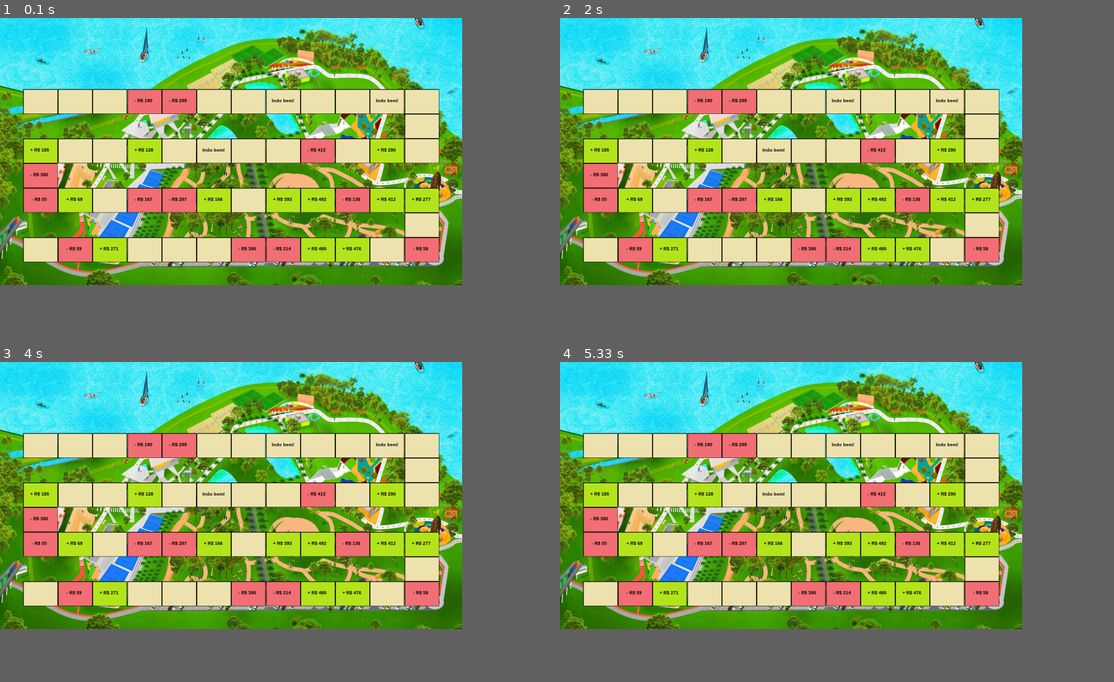
Above: before the commit, frames 1-4 (two rows, left to right).
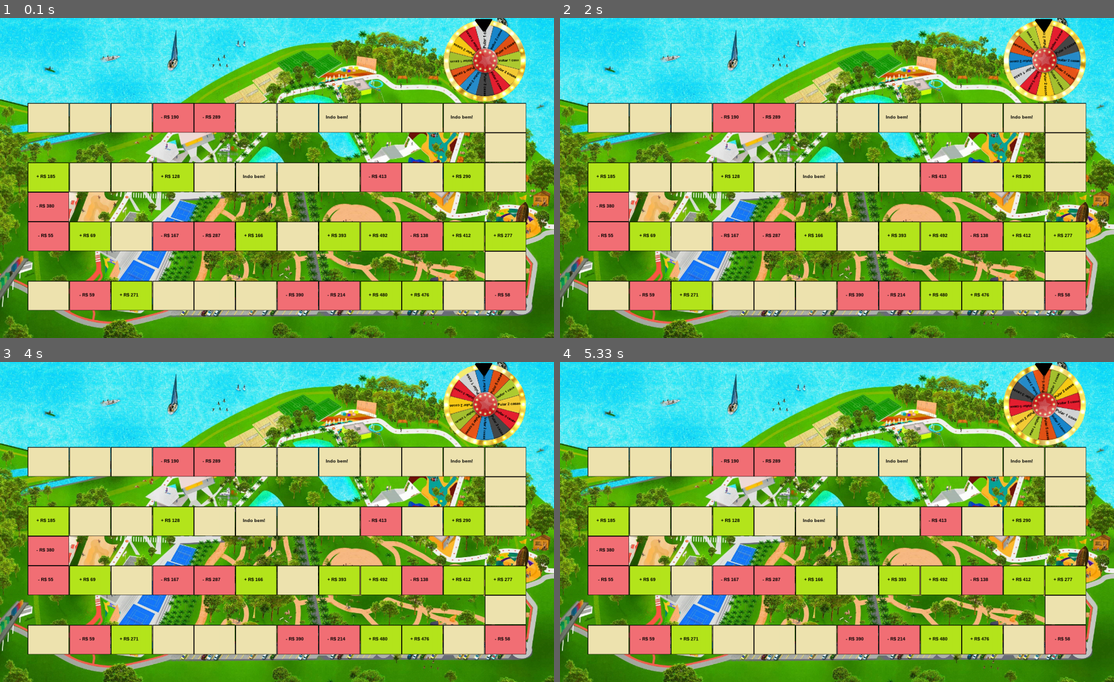
Above: after the commit, the same moments.

Repository: Bestfastfire/game_of_life
Game: pygame game, started from main.py
Same seed, same stepped clock (60 frames per second), same inputs: the game is played once before the commit and once after it.
Inputs:
- Up to frame 1 (0.1 s): no input
- Up to frame 2 (2 s): tap Space at 0.33, 0.73, 1.03 s
- Up to frame 3 (4 s): tap Space at 3.3, 3.6, 3.8 s
- Up to frame 4 (5.33 s): tap Space at 4.2, 4.5 s
In our replay, the window is 750x434 before the commit and 899x520 after it. These sizes can differ from the game's own. Grey fills any space a smaller window leaves; there, only what the larger window draws over its background counts as a difference.

The runs differ from the first frame. In frame 1, 82% of the frame differs, in the area x 0-100%, y 0-100%; in frame 2, 82%; in frame 3, 82%; in frame 4, 82%.

Commit message:
fix roul speed

Diff:
--- a/controller/pygame_control.py
+++ b/controller/pygame_control.py
@@ -2,6 +2,7 @@
 
 from pygame.locals import *
 # from model.colors import *
+from model.roul_model import Roul
 from random import randint, shuffle
 from model.board_texts import BoardTexts
 from sys import exit
@@ -10,9 +11,9 @@
 
 
 class PGController:
-    def __init__(self, width=710 * 2, height=411 * 2, fps=30):
-        self.height = height
-        self.width = width
+    def __init__(self, width=710 * 2.4, height=411 * 2.4, fps=30):
+        self.height = int(height)
+        self.width = int(width)
         self.pg = pygame
         self.fps = fps
         self.pg.init()
@@ -102,9 +103,15 @@
         title = font.render(txt, True, (0, 0, 0))
         self.road_txts.append([title, (x, y)])
 
+    def _generate_img(self, src, width, height):
+        img = self.pg.image.load(src)
+        return self.pg.transform.scale(img, (int(width), int(height)))
+
     def run(self):
-        background = self.pg.image.load('./src/background.jpg').convert()
-        background = self.pg.transform.scale(background, (self.width, self.height))
+        background = self._generate_img('./src/background.jpg', self.width, self.height)
+        # roul = Rouself._generate_img('./src/roleta.png', )
+        roul = Roul(self.width*.15, self.width*.15, self.width-(self.width*0.15)-self.width * 0.05, self.width*.002)
+        self.all_sprites.add(roul)
 
         while True:
             self.pg.time.Clock().tick(self.fps)
@@ -115,10 +122,15 @@
                     self.pg.quit()
                     exit()
 
+                if event.type == KEYDOWN:
+                    if event.key == K_SPACE:
+                        roul.roll()
+
             self.all_sprites.draw(self.screen)
             self.all_sprites.update()
 
             for txt in self.road_txts:
                 self.screen.blit(txt[0], txt[1])
 
+            # self.screen.blit(roul, ())
             self.pg.display.flip()
--- /dev/null
+++ b/model/roul_model.py
@@ -0,0 +1,56 @@
+import pygame
+from random import randint
+
+
+class Roul(pygame.sprite.Sprite):
+    def __init__(self, width, height, x, y):
+        pygame.sprite.Sprite.__init__(self)
+        self.sprites = [
+            pygame.image.load(f'./src/sprites/roul/roul_{index}.png') for index in range(12)
+        ]
+
+        self.current_sprite = 0
+        self.height = int(height)
+        self.width = int(width)
+
+        self.image = self.sprites[self.current_sprite]
+        self.image = pygame.transform.scale(self.image, (int(self.width), int(self.height)))
+
+        self.rect = self.image.get_rect()
+        self.rect.topleft = x, y
+        self.rolling = False
+
+        self.last_roul = 0
+        self.current = 0
+        self.divisor = 6
+        self.num = 0
+
+    def roll(self):
+        if self.rolling:
+            return
+
+        g = randint(0, 11)
+
+        self.num = 360/12 * g + (360 * 4)
+        print(f'g: {g}')
+
+        self.current_sprite = 2
+        self.last_roul = g
+        self.current = 0
+        self.divisor = 6
+        self.rolling = True
+
+    def update(self):
+        if self.rolling:
+            self.current_sprite += 24*0.5/self.divisor
+            self.current += 360/self.divisor
+            self.divisor += 0.5
+
+            if int(self.current_sprite) > len(self.sprites)-1:
+                self.current_sprite = 0
+
+            self.image = self.sprites[int(self.current_sprite)]
+            self.image = pygame.transform.scale(self.image, (self.width, self.height))
+
+            if self.current >= self.num:
+                self.rolling = False
Binary file added: src/roleta.png
Binary file added: src/sprites/roul/roul_0.png
Binary file added: src/sprites/roul/roul_1.png
Binary file added: src/sprites/roul/roul_10.png
Binary file added: src/sprites/roul/roul_11.png
Binary file added: src/sprites/roul/roul_2.png
Binary file added: src/sprites/roul/roul_3.png
Binary file added: src/sprites/roul/roul_4.png
Binary file added: src/sprites/roul/roul_5.png
Binary file added: src/sprites/roul/roul_6.png
Binary file added: src/sprites/roul/roul_7.png
Binary file added: src/sprites/roul/roul_8.png
(and 1 more such lines)
